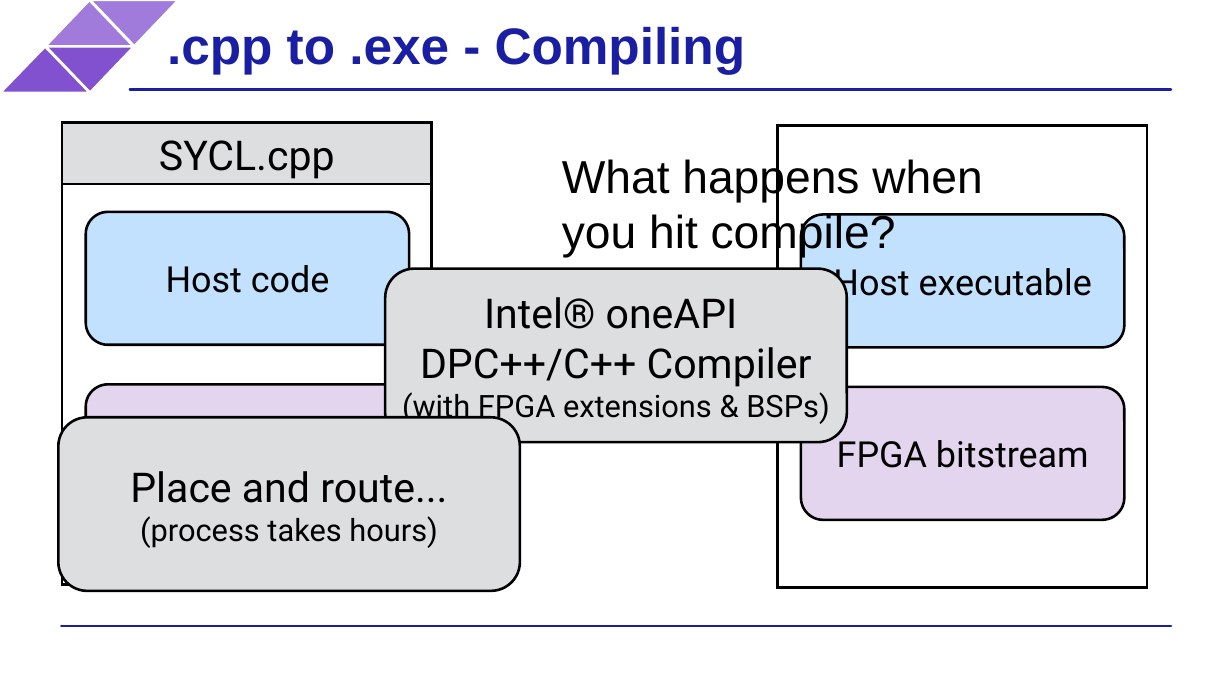
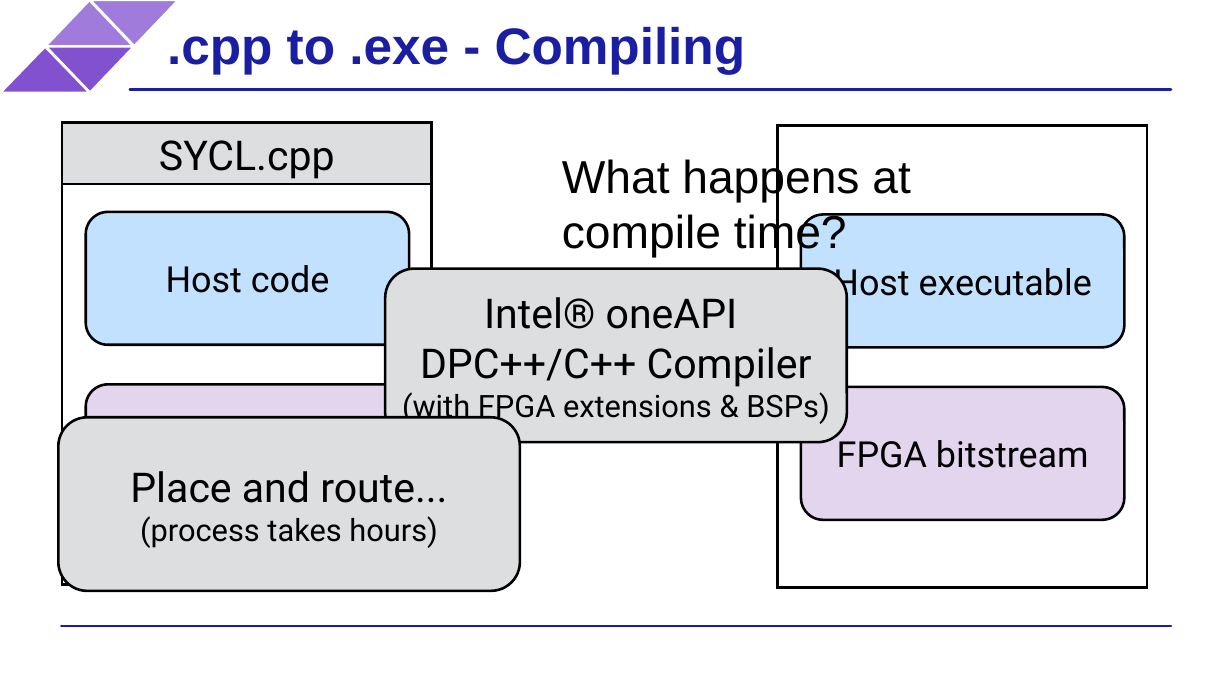
Before and after one commit to BenjaminMFindley/Reconfig-2-SYCL-DPCPP, a slide deck: slide 6 of Slides/SYCL_FPGA.pptx (slide 7 before the commit). Drawn at 1232x693 pixels with LibreOffice and Linux fonts; fonts in the diff are those of the drawing; background and template pictures are left out. Boxes give left, top, right and bottom in pixels: in the first picture for what was removed or moved away, otherwise in the second. Text is boxed around its words. In the diff, an @@ line names an element or a change of style, - is before the commit and + after.

```diff
--- a/Slides/SYCL_FPGA.pptx
+++ b/Slides/SYCL_FPGA.pptx
@@ text at (562,156,910,258): text changed @@
-What happens when you hit compile?
+What happens at compile time?
```
Also in this commit, not shown: 5 other slides changed.
